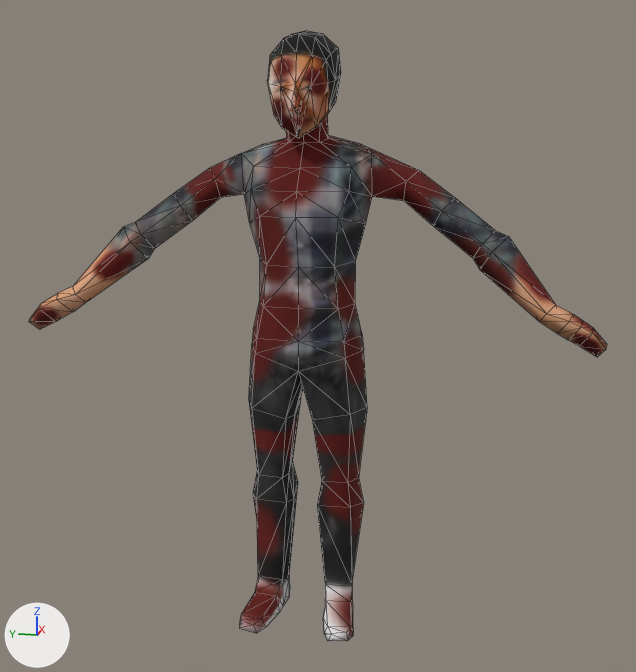
The glTF model assets/characters/muerta/muerta.glb as it was, and as the next commit left it.
Rendered twice from a camera (50 mm lens) standing at (-30.78, 41.48, 3.25) and looking at (-16.84, 44.27, -0.23). Arrows for +X, +Y and +Z are at lower left; the lights stay in place. The older version comes first. Mesh edges are drawn as thin lines. Where no turn or scale is listed for an object, it has been applied to the vertices. Vertices at exactly the same position are counted once.

The scene before the commit, as lines of its bpy script (objects in view):
```python
me_cube_007 = bpy.data.meshes.new('Cube.007')
me_cube_007.from_pydata(...)  # 285 vertices, 566 faces; spans x -1.27..1.07, y -4.72..4.73, z -5.46..4.27
me_cube_007.materials.append(mat_material_006)  # picture img_pe7
ob_cube_008 = bpy.data.objects.new('Cube.008', me_cube_007)
ob_cube_008.location = (-16.79, 44.46, 0.32)
```
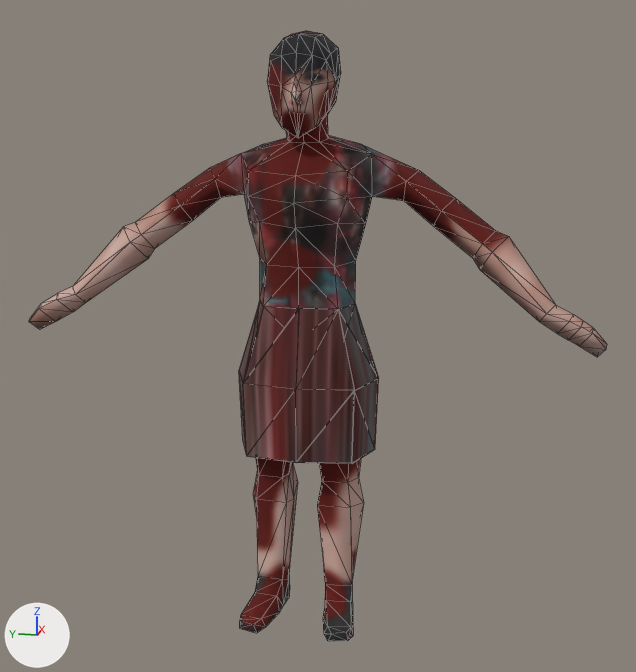
The newer file is also turned or shifted as a whole; pictures and numbers use the older file's frame.

Location of each change, [x1, y1, x2, y2] in pixels of the pictures (636 x 672 px; the box of a moved part takes in the faces that stretch with it):
part 1 of me_cube_007, moved or reshaped: before [242, 53, 372, 267]; after [239, 53, 379, 464]
part 2 of me_cube_007, surface changed: [281, 63, 310, 135] in both
part 3 of me_cube_007, recoloured: [29, 31, 607, 641] in both

Edits to the bpy script that builds the scene:
```text
Add img_pe5:
    img_pe5 = load_image('Pe5', '_unpacked/Pe5', 256, 256, 'sRGB')
Add mat_material_003:
    mat_material_003 = principled_material('Material.003')
    mat_material_003.texture = img_pe5
    mat_material_003.roughness = 1.0
Change me_cube_007:
    used by ob_cube_008; location = (-16.79, 44.46, 0.32)
    remove me_cube_007.from_pydata(...)  # 285 vertices, 566 faces; spans x -1.27..1.07, y -4.72..4.73, z -5.46..4.27
    add me_cube_007.from_pydata(...)  # 325 vertices, 630 faces; spans x -1.27..1.07, y -4.72..4.73, z -5.46..4.27
    me_cube_007 part 1
    4 vertices in x -0.83..-0.75, y -0.03..0.07, z 3.0..3.44 move by (0.0, 0.0, 0.13)
    4 vertices in x -0.91..-0.77, y -0.09..0.02, z 3.06..3.33 move by (0.0, 0.0, 0.14)
    9 vertices move from x -0.79..-0.32, y -0.77..0.78, z 1.46..2.22 to x -0.87..-0.6, y -0.77..0.78, z 1.31..2.17
    16 vertices are added at x -0.88..0.8, y -1.21..1.21, z -2.51..-1.24
    32 new faces join them
    me_cube_007 part 2: 14 kept faces spanning x -0.91..-0.64, y -0.23..0.23, z 2.66..3.85 get new texture (UV) coordinates
    me_cube_007 part 3: 566 faces spanning x -1.27..1.07, y -4.72..4.73, z -5.46..4.27 switch from mat_material_006 (picture img_pe7) to mat_material_003 (picture img_pe5)
    other edits to the shape of me_cube_007 do not show in these pictures
```
